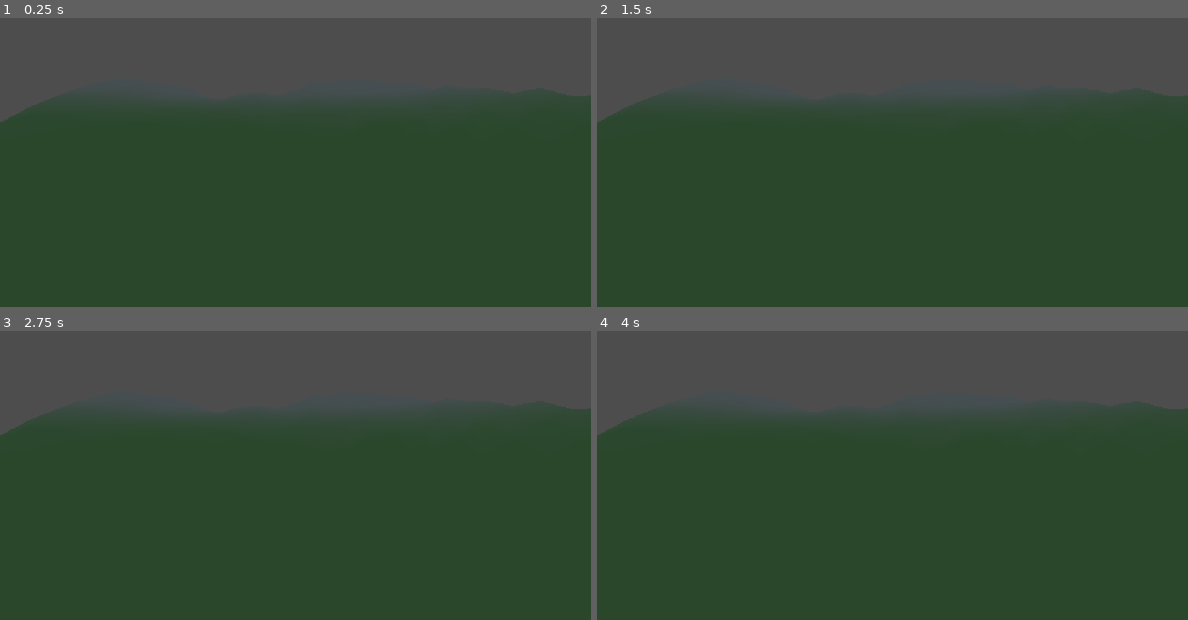
Above: before the commit, frames 1-4 (two rows, left to right).
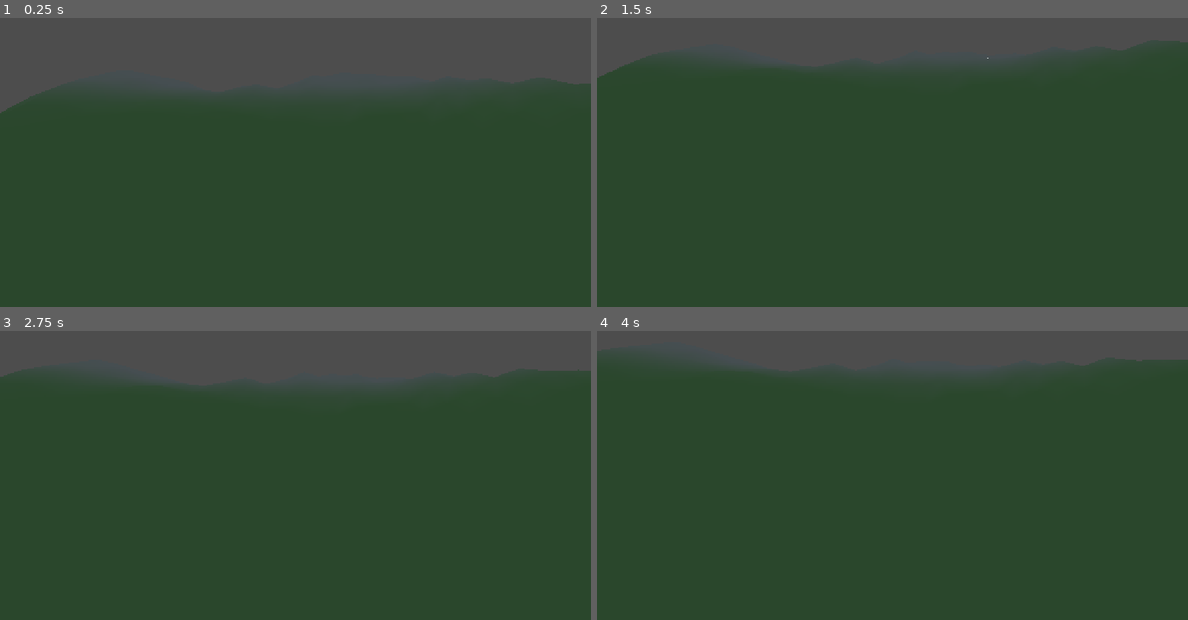
Above: after the commit, the same moments.

Repository: noval000/survival
Game: Godot game, scene res://scenes/Main.tscn
Two runs of this game, one before a commit and one after it. Both use one fixed random seed, a clock stepped at 60 frames per second and the inputs below.
Inputs (mouse positions are in pixels of both pictures, inside the frame that each line leads up to):
- Up to frame 1 (0.25 s): no input
- Up to frame 2 (1.5 s): move the mouse to (1022, 124) at 0.52 s; hold D (move_right) 0.53-1.28 s; hold Shift (sprint) 0.53-1.28 s; click (1022, 124) at 0.67 s; tap Space (jump) at 0.77 s; tap Enter at 1.25 s; move the mouse to (774, 156) at 1.27 s; hold S (move_backward) from 1.28 s (still down); tap Shift (sprint) at 1.35 s; click (774, 156) at 1.42 s
- Up to frame 3 (2.75 s): tap Space (jump) at 1.52, 2 s; move the mouse to (354, 380) at 2.02 s; release S (move_backward) at 2.03 s; hold D (move_right) from 2.03 s (still down); hold Shift (sprint) from 2.03 s (still down); click (354, 380) at 2.17 s
- Up to frame 4 (4 s): tap Enter at 2.75 s; move the mouse to (862, 521) at 2.77 s; release D (move_right) at 2.78 s; release Shift (sprint) at 2.78 s; hold W (move_forward) 2.78-3.53 s; tap Shift (sprint) at 2.85 s; click (862, 521) at 2.92 s; tap Space (jump) at 3.02, 3.5, 3.77 s; move the mouse to (1069, 504) at 3.52 s; hold A (move_left) from 3.53 s (still down); hold Shift (sprint) from 3.53 s (still down); click (1069, 504) at 3.67 s

The runs differ from the first frame. In frame 1, 0.6% of the frame differs, in the area x 0-100%, y 22-36%; in frame 2, 12%; in frame 3, 9.3%; in frame 4, 14%, in the area x 0-100%, y 9-36%.
Error before the commit: Parse Error: Cannot infer the type of "delta" variable because the value doesn't have a set type. (res://scripts/Player.gd:22)

Commit message:
Fix GDScript mouse motion vector type inference in Godot 4.7

Diff:
--- a/godot/scripts/Player.gd
+++ b/godot/scripts/Player.gd
@@ -19,9 +19,9 @@
         Input.mouse_mode = Input.MOUSE_MODE_CAPTURED
     elif event is InputEventMouseMotion and Input.mouse_mode == Input.MOUSE_MODE_CAPTURED:
         # Ignore implausible driver spikes; never rotate 180 degrees on a single event.
-        var delta := event.relative.limit_length(45.0)
-        rotate_y(-delta.x * mouse_sensitivity)
-        head.rotate_x(-delta.y * mouse_sensitivity)
+        var mouse_delta: Vector2 = (event as InputEventMouseMotion).relative.limit_length(45.0)
+        rotate_y(-mouse_delta.x * mouse_sensitivity)
+        head.rotate_x(-mouse_delta.y * mouse_sensitivity)
         head.rotation.x = clampf(head.rotation.x, -1.35, 1.35)
 
 func _physics_process(delta: float) -> void:
